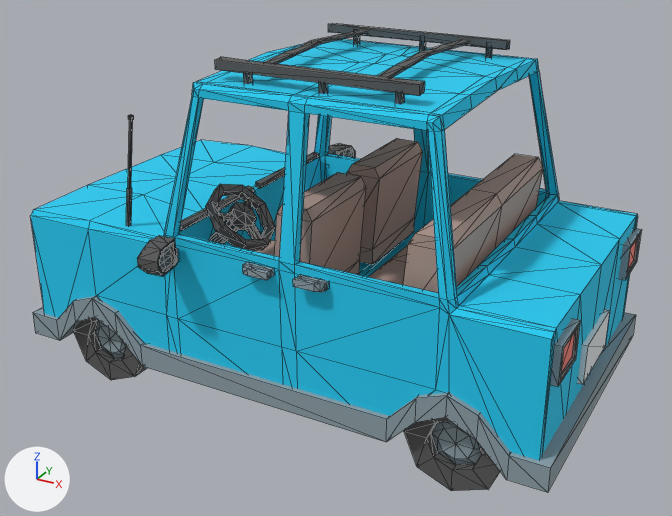
Before and after pictures for a commit that changed the glTF model objects/testcar.glb.
Rendered twice from a camera (50 mm lens) standing at (2.45, -4.93, 3.29) and looking at (-0.21, -0.09, 0.87). Arrows for +X, +Y and +Z are at lower left; the lights stay in place. Mesh edges are drawn as thin lines. Where no turn or scale is listed for an object, it has been applied to the vertices. Vertices at the same position are counted once.

Objects in the first picture: 'testcar'.
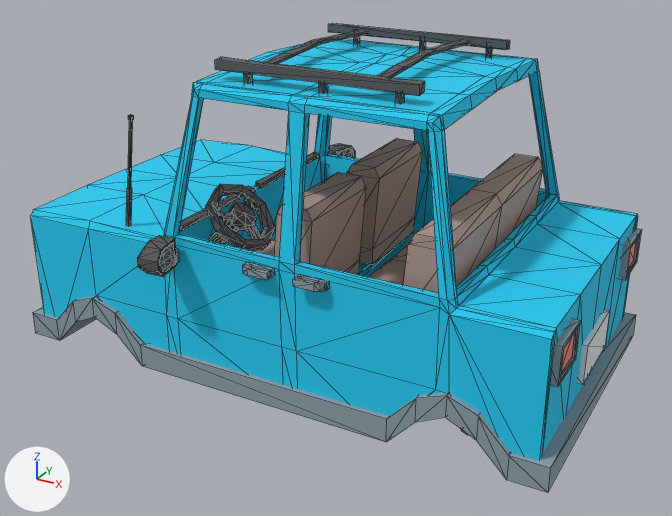
Where the newer file only moved an object's origin or applied its transform, the numbers keep the older frame.

Diff of the bpy script that builds the scene:
```diff
--- a/objects/testcar.glb.py
+++ b/objects/testcar.glb.py
@@ me_car_01_cube_004_mesh @@
 # used by ob_testcar; location = (0.0, 0.0, 0.0)
-me_car_01_cube_004_mesh.from_pydata(...)  # 1192 vertices, 2243 faces; spans x -2.08..1.52, y -1.21..1.21, z 0.01..2.23
+me_car_01_cube_004_mesh.from_pydata(...)  # 1056 vertices, 1911 faces; spans x -2.08..1.52, y -1.21..1.21, z 0.25..2.23
+# me_car_01_cube_004_mesh part 1
+# 35 vertices are removed from x -1.8..-1.2, y -0.89..-0.68, z 0.01..0.47
+# 84 faces are deleted
+# me_car_01_cube_004_mesh part 2
+# 33 vertices are removed from x 0.66..1.18, y -0.89..-0.68, z 0.01..0.47
+# 82 faces are deleted
 me_car_01_cube_004_mesh.materials.append(mat_ffeb3b)
```

Boxes [x1, y1, x2, y2] around the edits, measured in the pictures (672 x 516 px):
part 1 of me_car_01_cube_004_mesh, deleted: before [73, 317, 147, 380]
part 2 of me_car_01_cube_004_mesh, deleted: before [404, 417, 500, 491]
